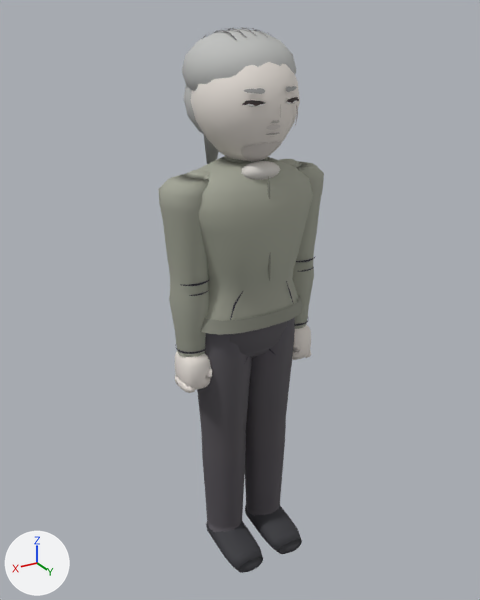
A saved change to the glTF model assets/roster/models/gangminseong_a.glb.
Before and after are seen from a camera (50 mm lens) standing at (1.136, 1.86, 1.946) and looking at (-0.003, -0.039, 0.996). Arrows for +X, +Y and +Z are at lower left; the lights stay in place. The picture after the commit comes second.

In view in the first picture: 'Body'.
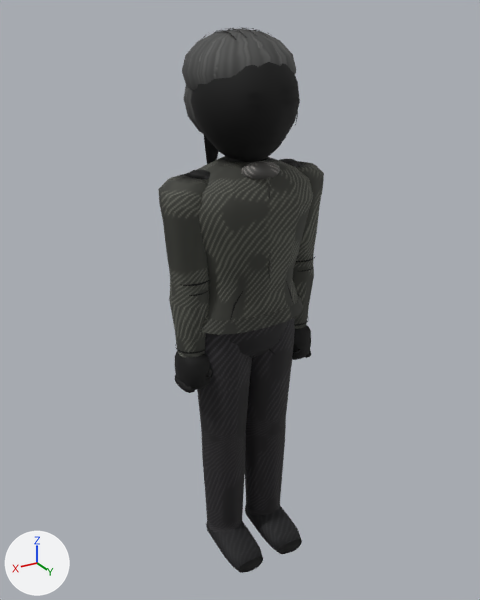
Location of each change, (x1, y1, x2, y2) in pixels of the pictures (480 x 600 px):
'Body', surface changed (grey to black)
    both: (158, 27, 324, 573)

What changed in the scene script:
```text
Add img_albedo:
    img_albedo = load_image('_albedo', '_unpacked/_albedo', 512, 512, 'sRGB')
Change mat_material_0:
    add n3 = _N.new('ShaderNodeMix'); n3.name = 'Mix'
    add n3.data_type = 'RGBA'
    add n3.blend_type = 'MULTIPLY'
    add n3.inputs[0].default_value = 1.0  # 'Factor'
    add n4 = _N.new('ShaderNodeTexImage'); n4.name = 'Image Texture'
    add n4.image = img_albedo
    where n2 = _N.new('ShaderNodeVertexColor'); n2.name = 'Color Attribute'
    where n0 = _N.new('ShaderNodeBsdfPrincipled'); n0.name = 'Principled BSDF'
    remove _L.new(n2.outputs[0], n0.inputs[0])  # 'Color' to 'Base Color'
    add _L.new(n3.outputs[2], n0.inputs[0])  # 'Result' to 'Base Color'
    add _L.new(n2.outputs[0], n3.inputs[7])  # 'Color' to 'B'
    add _L.new(n4.outputs[0], n3.inputs[6])  # 'Color' to 'A'
Change me_mesh_0:
    where me_mesh_0.from_pydata(...)  # 3913 vertices, 6934 faces; spans x -0.31..0.31, y -0.25..0.23, z -0.03..1.91
    used by ob_body; location = (0.0, 0.0, 0.0)
    me_mesh_0 part 1: texture (UV) coordinates changed
```
